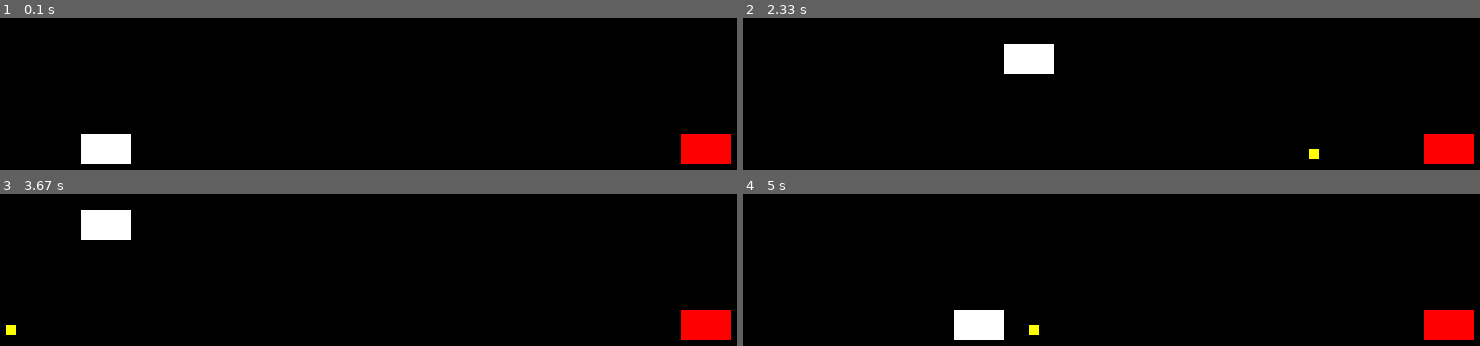
Above: before the commit, frames 1-4 (two rows, left to right).
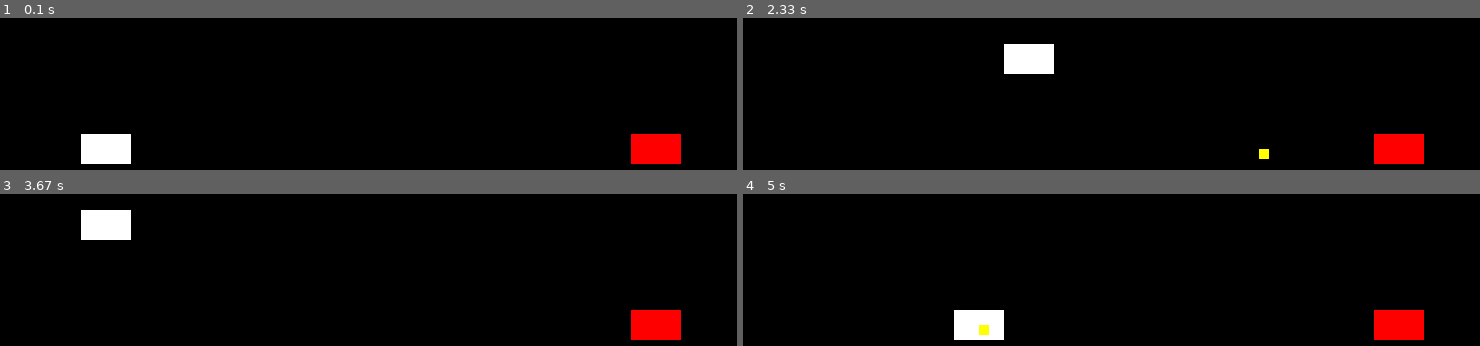
Above: after the commit, the same moments.

Repository: cassiel-st4vr0s/lpc2024
Game: pygame game, started from atividade005/main.py
Same seed, same stepped clock (60 frames per second), same inputs: the game is played once before the commit and once after it.
Inputs (mouse positions are in pixels of both pictures, inside the frame that each line leads up to):
- Up to frame 1 (0.1 s): no input
- Up to frame 2 (2.33 s): click (1126, 133) at 0.38 s; hold Right 0.67-1.13 s; hold Up 1.17-1.47 s; hold Right 1.5-1.97 s; hold Left from 2 s (still down)
- Up to frame 3 (3.67 s): release Left at 2.53 s; hold Down 2.57-2.87 s; hold Left 2.9-3.3 s; hold Up from 3.33 s (still down)
- Up to frame 4 (5 s): release Up at 3.7 s; hold Right 3.73-4.37 s; hold Down 4.4-4.77 s; hold Left from 4.8 s (still down)

The runs differ from the first frame. In frame 1, 2.7% of the frame differs, in the area x 85-100%, y 76-97%; in frame 2, 2.9%, in the area x 70-100%, y 76-97%; in frame 3, 2.8%; in frame 4, 2.9%.

Commit message:
added a collision system that needs fixes

Diff:
--- a/atividade005/main.py
+++ b/atividade005/main.py
@@ -1,38 +1,96 @@
 import pygame
 import sys
-from tank import Tank
-from projectile import Projectile
 
+
+# Classe Projectile
+class Projectile:
+    def __init__(self, x, y, direction):
+        self.rect = pygame.Rect(x, y, 10, 10)  # Projétil é um quadrado
+        self.speed = 7
+        self.direction = direction  # 1 = direita, -1 = esquerda
+
+    def update(self):
+        self.rect.x += self.speed * self.direction
+
+    def draw(self, screen):
+        pygame.draw.rect(screen, (255, 255, 0), self.rect)  # Projéteis são amarelos
+
+    def is_off_screen(self, screen_width, screen_height):
+        return (self.rect.right < 0 or self.rect.left > screen_width or
+                self.rect.bottom < 0 or self.rect.top > screen_height)
+
+
+# Classe Tank
+class Tank:
+    def __init__(self, x, y, color, is_player=True):
+        self.rect = pygame.Rect(x, y, 50, 30)  # O tanque é um retângulo
+        self.color = color
+        self.speed = 5
+        self.is_player = is_player
+        self.cooldown = 0
+        self.cooldown_time = 30  # tempo de recarga em frames
+
+    def update(self):
+        if self.cooldown > 0:
+            self.cooldown -= 1
+
+    def move(self, keys):
+        if self.is_player:
+            if keys[pygame.K_LEFT] and self.rect.left > 0:
+                self.rect.x -= self.speed
+            if keys[pygame.K_RIGHT] and self.rect.right < 800:  # largura da tela
+                self.rect.x += self.speed
+            if keys[pygame.K_UP] and self.rect.top > 0:
+                self.rect.y -= self.speed
+            if keys[pygame.K_DOWN] and self.rect.bottom < 600:  # altura da tela
+                self.rect.y += self.speed
+
+    def draw(self, screen):
+        pygame.draw.rect(screen, self.color, self.rect)
+
+    def shoot(self):
+        if self.cooldown == 0:
+            self.cooldown = self.cooldown_time
+            return Projectile(self.rect.centerx, self.rect.centery, 1 if self.is_player else -1)
+        return None
+
+
+# Função para detectar colisões
+def check_collisions(projectiles, player_tank, enemy_tank):
+    for projectile in projectiles[:]:
+        if enemy_tank.rect.colliderect(projectile.rect):
+            print("O tanque inimigo foi atingido!")
+            continue
+
+        if player_tank.rect.colliderect(projectile.rect):
+            print("O tanque do jogador foi atingido!")
+
+
+# Inicialização do Pygame
 pygame.init()
 
-#screen
+# Configurações da tela
 SCREEN_WIDTH = 800
 SCREEN_HEIGHT = 600
 screen_size = (SCREEN_WIDTH, SCREEN_HEIGHT)
 screen = pygame.display.set_mode(screen_size)
 pygame.display.set_caption("Tank Game")
 
-#defining colors
-BLACK = (0,0,0)
+# Definindo cores
+BLACK = (0, 0, 0)
 WHITE = (255, 255, 255)
 
-#tanks(player and ai enemy)
+# Criando tanques
 player_tank = Tank(100, SCREEN_HEIGHT // 2, WHITE)
-enemy_tank = Tank(SCREEN_WIDTH - 100, SCREEN_HEIGHT // 2, (255, 0, 0)) #enemy is red
+enemy_tank = Tank(SCREEN_WIDTH - 150, SCREEN_HEIGHT // 2, (255, 0, 0))  # Tanque inimigo vermelho
 
-#enemy tank fire rate
+# Taxa de disparo do inimigo
 ENEMY_FIRE_EVENT = pygame.USEREVENT + 2
-pygame.time.set_timer(ENEMY_FIRE_EVENT, 2000)  #2 segundos
+pygame.time.set_timer(ENEMY_FIRE_EVENT, 2000)  # 2 segundos
 
 projectiles = []
-class Wall:
-    def __init__(self, x, y, width, height):
-        self.rect = pygame.Rect(self, x, y, width, height)
 
-    def draw(self, screen):
-        pygame.draw.rect(screen, (100, 100, 100), self.rect)
-
-#game loop
+# Loop principal do jogo
 clock = pygame.time.Clock()
 running = True
 
@@ -41,7 +99,7 @@
         if event.type == pygame.QUIT:
             running = False
         if event.type == pygame.MOUSEBUTTONDOWN:
-            if event.button == 1: #left mouse button
+            if event.button == 1:  # Botão esquerdo do mouse
                 new_projectile = player_tank.shoot()
                 if new_projectile:
                     projectiles.append(new_projectile)
@@ -50,30 +108,32 @@
             if new_projectile:
                 projectiles.append(new_projectile)
 
-
-
-    #hanndle key press
+    # Lidar com pressionamento de teclas
     keys = pygame.key.get_pressed()
     player_tank.move(keys)
 
-    #updates(game objetcs)
+    # Atualizar objetos do jogo
     player_tank.update()
     enemy_tank.update()
 
+    # Atualizar projéteis
     for projectile in projectiles[:]:
         projectile.update()
         if projectile.is_off_screen(SCREEN_WIDTH, SCREEN_HEIGHT):
             projectiles.remove(projectile)
 
-    #draw
+    # Verificar colisões
+    check_collisions(projectiles, player_tank, enemy_tank)
+
+    # Desenhar na tela
     screen.fill(BLACK)
     player_tank.draw(screen)
     enemy_tank.draw(screen)
     for projectile in projectiles:
-        projectile.draw(screen)
+        projectile.draw(screen)  # Desenhar projéteis que ainda estão ativos
 
     pygame.display.flip()
-    clock.tick(60)#fps
+    clock.tick(60)  # FPS
 
 pygame.quit()
 sys.exit()
